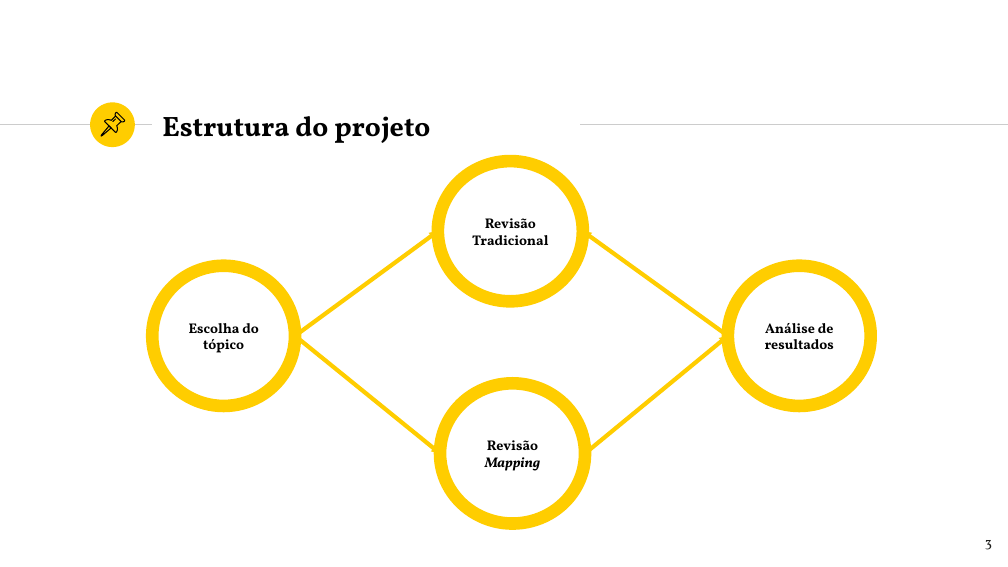
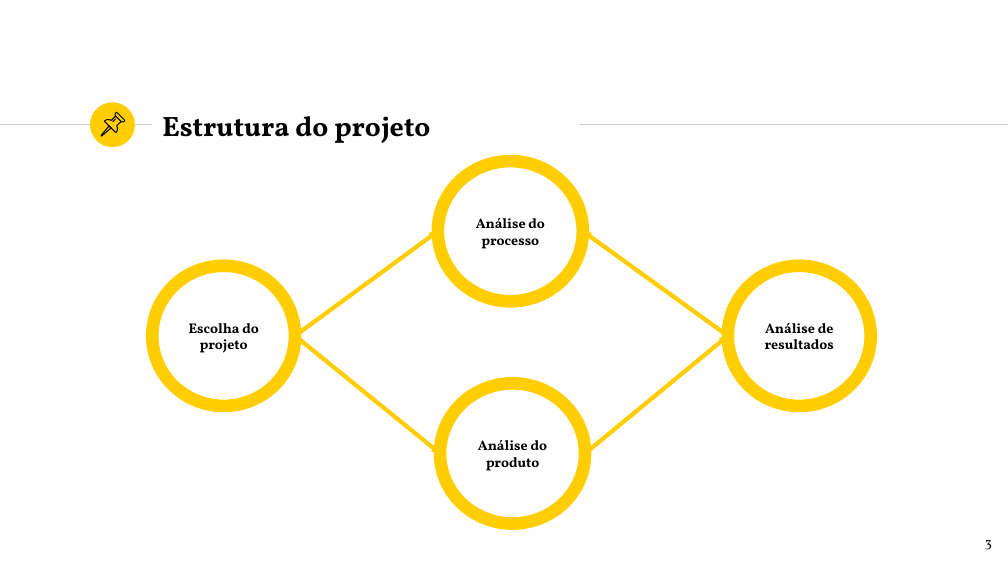
Before and after one commit to k4rd050/qesoft_g12, a slide deck: slide 3 of QESOFT-TP2-Grupo12-Apresentacao.pptx. Drawn at 1008x567 pixels with LibreOffice and Linux fonts; fonts in the diff are those of the drawing. Boxes give left, top, right and bottom in pixels: in the first picture for what was removed or moved away, otherwise in the second. Text is boxed around its words. In the diff, an @@ line names an element or a change of style, - is before the commit and + after.

Commit message:
added ppt

```diff
--- a/QESOFT-TP2-Grupo12-Apresentacao.pptx
+++ b/QESOFT-TP2-Grupo12-Apresentacao.pptx
@@ text in ellipse at bbox=[476, 218, 545, 249]: text changed @@
-Revisão Tradicional
+Análise do processo
@@ text in ellipse at bbox=[189, 323, 259, 353]: text changed @@
-Escolha do tópico
+Escolha do projeto
@@ text in ellipse at bbox=[478, 440, 548, 471]: text changed @@
-Revisão
-Mapping
+Análise do produto
```
Also in this commit, not shown: 4 other slides changed, 3 slides added, 4 slides removed, 2 other files.
